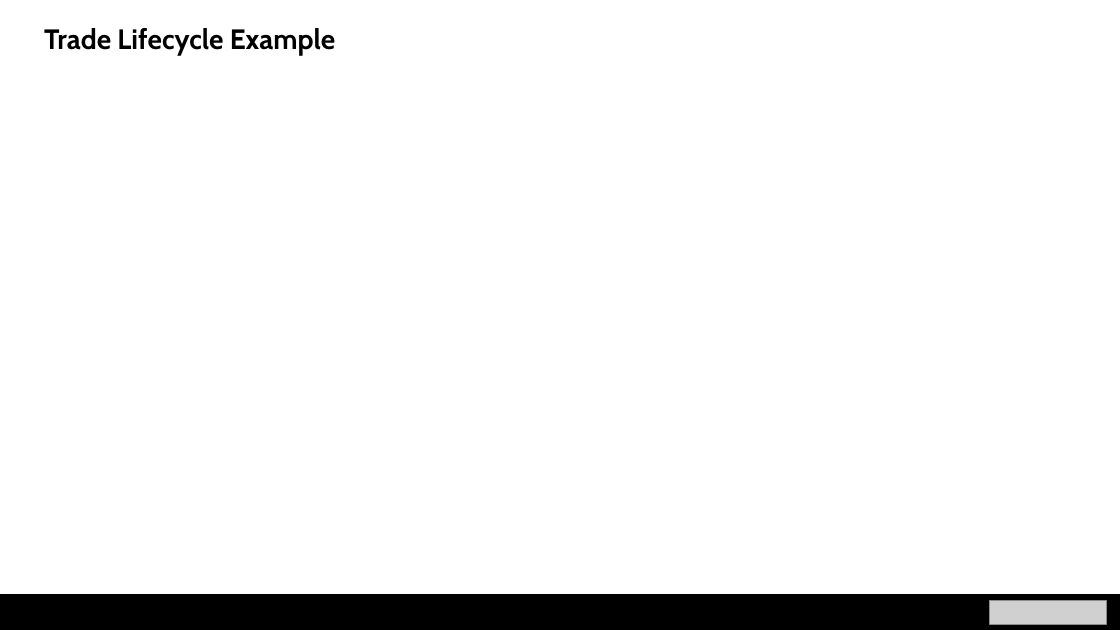
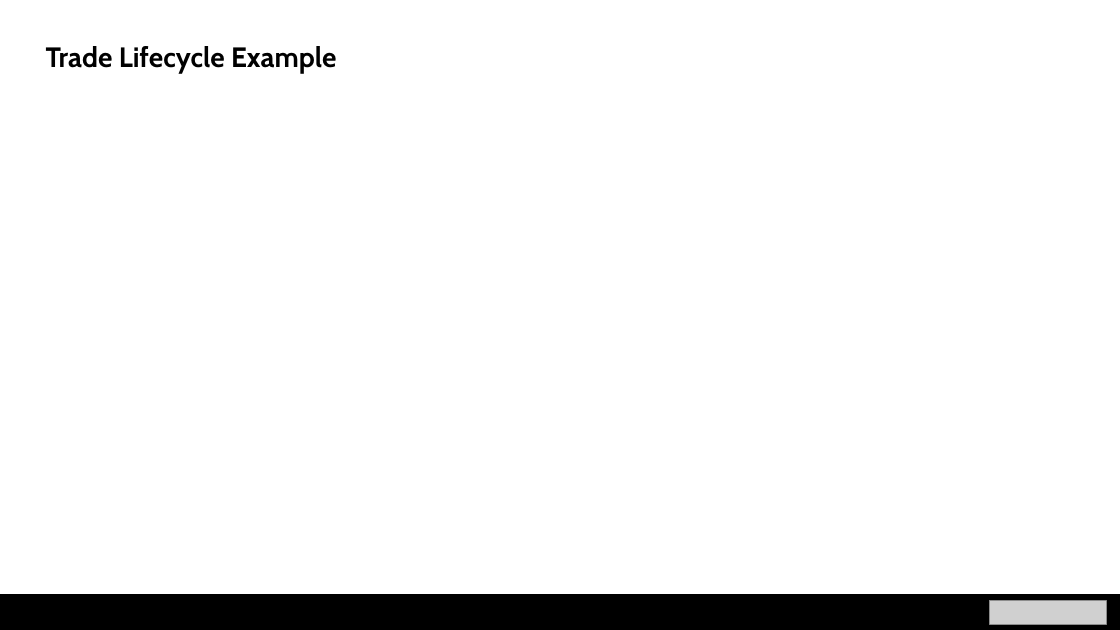
Before and after one commit to nicklewis-16/applied_algo_final, a slide deck: slide 8 of project_presentation.pptx. Drawn at 1120x630 pixels with LibreOffice and Linux fonts; fonts in the diff are those of the drawing; grey boxes stand for pictures. Boxes give left, top, right and bottom in pixels: in the first picture for what was removed or moved away, otherwise in the second. Text is boxed around its words. In the diff, an @@ line names an element or a change of style, - is before the commit and + after.

```diff
--- a/project_presentation.pptx
+++ b/project_presentation.pptx
@@ text "Trade Lifecycle Example" moved from (x1=44, y1=28, x2=336, y2=55) to (x1=46, y1=46, x2=337, y2=73) @@
```
Also in this commit, not shown: 8 other slides changed, 3 slides added, 3 slides removed, 1 other file.
